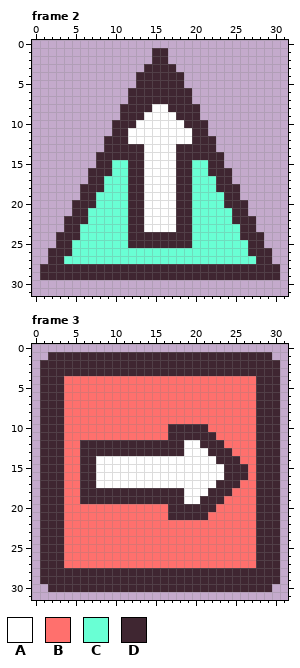
File history of a pixel-art file, Assets/kenney_tiny-dungeon/Custom/UIs/Arrows/Big_Sign.aseprite. The first picture shows the starting point.
32x32 pixels, 4 frames. Shown: frame 2, frame 3. The commit also changed other frames, which this record leaves out.
Visible layers, top first: "Layer 2", "Layer 1".
Palette (. is transparent): A #ffffff  B #ff706d  C #69ffd4  D #3f2631
Pixels before, frame 2, first column x 1:
 1 ..............DD..............
 2 ..............DD..............
 3 .............DDDD.............
 4 ............DDDDDD............
 5 ............DDDDDD............
 6 ...........DDDDDDDD...........
 7 ...........DDDDDDDD...........
 8 ..........DDDDAADDDD..........
 9 ..........DDDAAAADDD..........
10 .........DDDAAAAAADDD.........
11 .........DDAAAAAAAADD.........
12 ........DDDAAAAAAAADDD........
13 ........DDDDDAAAADDDDD........
14 .......DDDDDDAAAADDDDDD.......
15 .......DDCCDDAAAADDCCDD.......
16 ......DDDCCDDAAAADDCCDDD......
17 ......DDCCCDDAAAADDCCCDD......
18 .....DDDCCCDDAAAADDCCCDDD.....
19 .....DDCCCCDDAAAADDCCCCDD.....
20 ....DDDCCCCDDAAAADDCCCCDDD....
21 ....DDCCCCCDDAAAADDCCCCCDD....
22 ...DDDCCCCCDDAAAADDCCCCCDDD...
23 ...DDCCCCCCDDAAAADDCCCCCCDD...
24 ..DDDCCCCCCDDDDDDDDCCCCCCDDD..
25 ..DDCCCCCCCDDDDDDDDCCCCCCCDD..
26 .DDDCCCCCCCCCCCCCCCCCCCCCCDDD.
27 .DDCCCCCCCCCCCCCCCCCCCCCCCCDD.
28 DDDDDDDDDDDDDDDDDDDDDDDDDDDDDD
29 DDDDDDDDDDDDDDDDDDDDDDDDDDDDDD
Pixels before, frame 3, first column x 1:
 1 .DDDDDDDDDDDDDDDDDDDDDDDDDDDD.
 2 DDDDDDDDDDDDDDDDDDDDDDDDDDDDDD
 3 DDDDDDDDDDDDDDDDDDDDDDDDDDDDDD
 4 DDDBBBBBBBBBBBBBBBBBBBBBBBBDDD
 5 DDDBBBBBBBBBBBBBBBBBBBBBBBBDDD
 6 DDDBBBBBBBBBBBBBBBBBBBBBBBBDDD
 7 DDDBBBBBBBBBBBBBBBBBBBBBBBBDDD
 8 DDDBBBBBBBBBBBBBBBBBBBBBBBBDDD
 9 DDDBBBBBBBBBBBBBBBBBBBBBBBBDDD
10 DDDBBBBBBBBBBBBBDDDDDBBBBBBDDD
11 DDDBBBBBBBBBBBBBDDDDDDBBBBBDDD
12 DDDBBDDDDDDDDDDDDDAADDDBBBBDDD
13 DDDBBDDDDDDDDDDDDDAAADDDBBBDDD
14 DDDBBDDAAAAAAAAAAAAAAADDDBBDDD
15 DDDBBDDAAAAAAAAAAAAAAAADDDBDDD
16 DDDBBDDAAAAAAAAAAAAAAAADDDBDDD
17 DDDBBDDAAAAAAAAAAAAAAADDDBBDDD
18 DDDBBDDDDDDDDDDDDDAAADDDBBBDDD
19 DDDBBDDDDDDDDDDDDDAADDDBBBBDDD
20 DDDBBBBBBBBBBBBBDDDDDDBBBBBDDD
21 DDDBBBBBBBBBBBBBDDDDDBBBBBBDDD
22 DDDBBBBBBBBBBBBBBBBBBBBBBBBDDD
23 DDDBBBBBBBBBBBBBBBBBBBBBBBBDDD
24 DDDBBBBBBBBBBBBBBBBBBBBBBBBDDD
25 DDDBBBBBBBBBBBBBBBBBBBBBBBBDDD
26 DDDBBBBBBBBBBBBBBBBBBBBBBBBDDD
27 DDDBBBBBBBBBBBBBBBBBBBBBBBBDDD
28 DDDDDDDDDDDDDDDDDDDDDDDDDDDDDD
29 DDDDDDDDDDDDDDDDDDDDDDDDDDDDDD
30 .DDDDDDDDDDDDDDDDDDDDDDDDDDDD.
The same view after the edit:
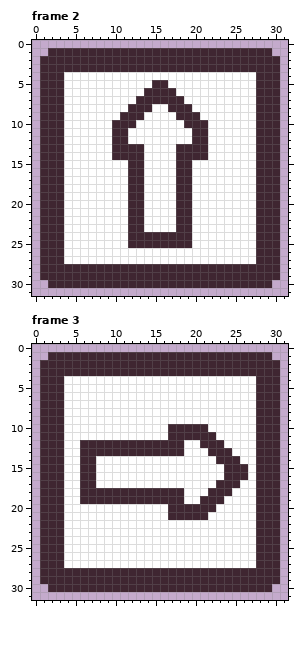
Diff:
Frame 2, layer "Layer 1":
y 1: x 2..14 ............. -> DDDDDDDDDDDDD; x 17..29 ............. -> DDDDDDDDDDDDD
y 2: x 1..14 .............. -> DDDDDDDDDDDDDD; x 17..30 .............. -> DDDDDDDDDDDDDD
y 3: x 1..13 ............. -> DDDDDDDDDDDDD; x 18..30 ............. -> DDDDDDDDDDDDD
y 4: x 1..30 ............DDDDDD............ -> DDDAAAAAAAAAAAAAAAAAAAAAAAADDD
y 5: x 1..14 ............DD -> DDDAAAAAAAAAAA; x 17..30 DD............ -> AAAAAAAAAAADDD
y 6: x 1..13 ...........DD -> DDDAAAAAAAAAA; x 18..30 DD........... -> AAAAAAAAAADDD
y 7: x 1..12 ...........D -> DDDAAAAAAAAA; x 19..30 D........... -> AAAAAAAAADDD
y 8: x 1..11 ..........D -> DDDAAAAAAAA; x 20..30 D.......... -> AAAAAAAADDD
y 9: x 1..10 .......... -> DDDAAAAAAA; x 21..30 .......... -> AAAAAAADDD
y 10..11: x 1..9 ......... -> DDDAAAAAA; x 22..30 ......... -> AAAAAADDD
y 12..13: x 1..9 ........D -> DDDAAAAAA; x 22..30 D........ -> AAAAAADDD
y 14: x 1..9 .......DD -> DDDAAAAAA; x 22..30 DD....... -> AAAAAADDD
y 15: x 1..11 .......DDCC -> DDDAAAAAAAA; x 20..30 CCDD....... -> AAAAAAAADDD
y 16: x 1..11 ......DDDCC -> DDDAAAAAAAA; x 20..30 CCDDD...... -> AAAAAAAADDD
y 17: x 1..11 ......DDCCC -> DDDAAAAAAAA; x 20..30 CCCDD...... -> AAAAAAAADDD
y 18: x 1..11 .....DDDCCC -> DDDAAAAAAAA; x 20..30 CCCDDD..... -> AAAAAAAADDD
y 19: x 1..11 .....DDCCCC -> DDDAAAAAAAA; x 20..30 CCCCDD..... -> AAAAAAAADDD
y 20: x 1..11 ....DDDCCCC -> DDDAAAAAAAA; x 20..30 CCCCDDD.... -> AAAAAAAADDD
y 21: x 1..11 ....DDCCCCC -> DDDAAAAAAAA; x 20..30 CCCCCDD.... -> AAAAAAAADDD
y 22: x 1..11 ...DDDCCCCC -> DDDAAAAAAAA; x 20..30 CCCCCDDD... -> AAAAAAAADDD
y 23: x 1..11 ...DDCCCCCC -> DDDAAAAAAAA; x 20..30 CCCCCCDD... -> AAAAAAAADDD
y 24: x 1..2 .. -> DD; x 4..11 DDCCCCCC -> AAAAAAAA; x 20..27 CCCCCCDD -> AAAAAAAA; x 29..30 .. -> DD
y 25: x 1..2 .. -> DD; x 4..11 DCCCCCCC -> AAAAAAAA; x 20..27 CCCCCCCD -> AAAAAAAA; x 29..30 .. -> DD
y 26: x 1 . -> D; x 4..27 DCCCCCCCCCCCCCCCCCCCCCCD -> AAAAAAAAAAAAAAAAAAAAAAAA; x 30 . -> D
y 27: x 1 . -> D; x 4..27 CCCCCCCCCCCCCCCCCCCCCCCC -> AAAAAAAAAAAAAAAAAAAAAAAA; x 30 . -> D
y 30: x 2..29 ............................ -> DDDDDDDDDDDDDDDDDDDDDDDDDDDD
Frame 3, layer "Layer 1":
y 4..9: x 4..27 BBBBBBBBBBBBBBBBBBBBBBBB -> AAAAAAAAAAAAAAAAAAAAAAAA
y 10: x 4..16 BBBBBBBBBBBBB -> AAAAAAAAAAAAA; x 22..27 BBBBBB -> AAAAAA
y 11: x 4..16 BBBBBBBBBBBBB -> AAAAAAAAAAAAA; x 23..27 BBBBB -> AAAAA
y 12: x 4..5 BB -> AA; x 24..27 BBBB -> AAAA
y 13: x 4..5 BB -> AA; x 25..27 BBB -> AAA
y 14: x 4..5 BB -> AA; x 26..27 BB -> AA
y 15..16: x 4..5 BB -> AA; x 27 B -> A
y 17: x 4..5 BB -> AA; x 26..27 BB -> AA
y 18: x 4..5 BB -> AA; x 25..27 BBB -> AAA
y 19: x 4..5 BB -> AA; x 24..27 BBBB -> AAAA
y 20: x 4..16 BBBBBBBBBBBBB -> AAAAAAAAAAAAA; x 23..27 BBBBB -> AAAAA
y 21: x 4..16 BBBBBBBBBBBBB -> AAAAAAAAAAAAA; x 22..27 BBBBBB -> AAAAAA
y 22..27: x 4..27 BBBBBBBBBBBBBBBBBBBBBBBB -> AAAAAAAAAAAAAAAAAAAAAAAA
